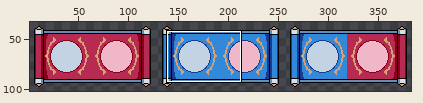
Two versions of one sprite sheet, Assets/Sprites/score flag style.png. Above, an overview of the earlier version with the close-up marked.
Close-up. Before the edit:
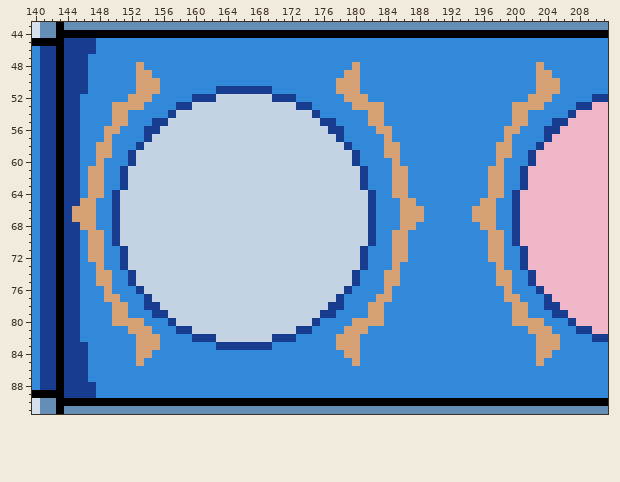
The file is 384x128 pixels. Shown: x 140..211, y 43..91. The wide view leaves out empty margins. The commit also changed other parts of the picture, which this record leaves out.
After the commit:
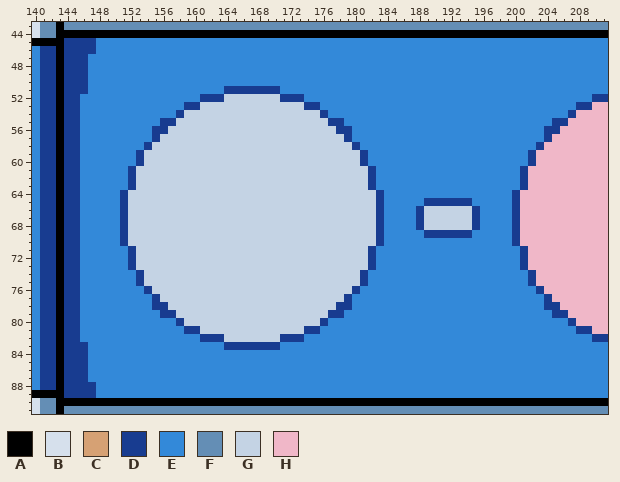
Palette (. is transparent): A #000000  B #d6e0ec  C #d6a174  D #183c90  E #3389d9  F #648eb5  G #c4d3e4  H #f0b7c8
The edit:
Changed rows in their new state; - is an unchanged pixel.
first column x 145:
48 --------E--------------------------E----------------------E--
49 --------EE------------------------EE----------------------EE-
50 --------EEE----------------------EEE----------------------EEE
51 --------EEE-------E------D-------EEE----------------------EEE
52 -------EEE-----E--D------G--D-----EEE--------------------EEE-
53 -----EEEE----E-D------------G-D----EEEE----------------EEEE--
54 -----EE-----ED----------------GD-----EE----------------EE----
55 -----EE---E-D------------------G-D---EE----------------EE----
56 ----EE---E-D--------------------G-D---EE--------------EE-----
57 ----E----ED----------------------GD----E--------------E------
58 ---EE---ED------------------------GD---EE------------EE------
59 ---EE--ED--------------------------GD--EE------------EE------
60 ---E---ED--------------------------GD---E------------E-------
61 --EE--ED----------------------------GD--EE----------EE-------
62 --EE--ED----------------------------GD--EE----------EE-------
63 --EE--ED----------------------------GD--EE----------EE-------
64 --EE-ED------------------------------GD-EE----------EE-------
65 -EE--ED------------------------------GD--EE-DDDDDD-EE--------
66 DEE--ED------------------------------GD--EEDGGGGGGDEE--------
67 DEE--ED------------------------------GD--EEDGGGGGGDEE--------
68 -EE--ED------------------------------GD--EEDGGGGGGDEE--------
69 --EE-ED------------------------------GD-EE--DDDDDD--EE-------
70 --EE-ED------------------------------GD-EE----------EE-------
71 --EE--ED----------------------------GD--EE----------EE-------
72 --EE--ED----------------------------GD--EE----------EE-------
73 ---E--ED----------------------------GD--E------------E-------
74 ---EE--ED--------------------------GD--EE------------EE------
75 ---EE--ED--------------------------GD--EE------------EE------
76 ----E---ED------------------------GD---E--------------E------
77 ----EE---ED----------------------GD---EE--------------EE-----
78 -----EE--E-D--------------------G-D--EE----------------EE----
79 -----EE---E-D------------------G-D---EE----------------EE----
80 -----EEEE---ED----------------GD---EEEE----------------EEEE--
81 -------EEE---E-D------------G-D---EEE--------------------EEE-
82 --------EEE----E--D------G--D----EEE----------------------EEE
83 --------EEE-------E------D-------EEE----------------------EEE
84 --------EE------------------------EE----------------------EE-
85 --------E--------------------------E----------------------E--
Boxes around the changes in both close-ups, in picture pixels (x1, y1, x2, y2):
changed: (72, 62, 224, 366)
changed: (272, 62, 560, 366)
